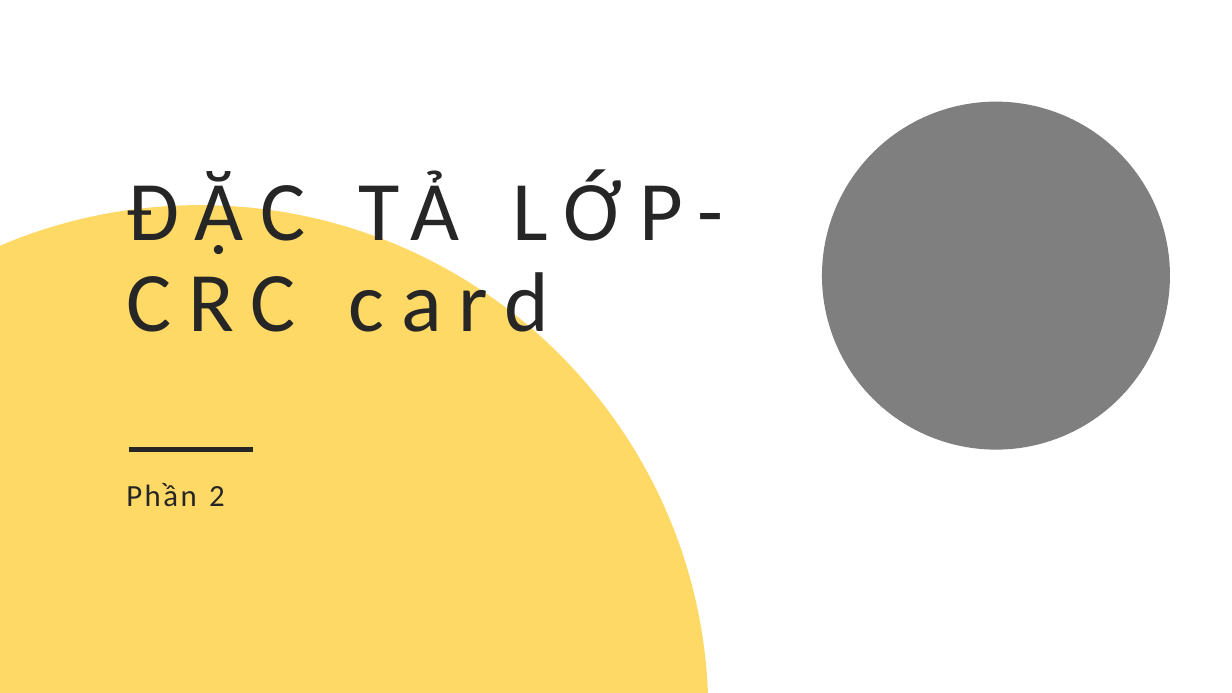
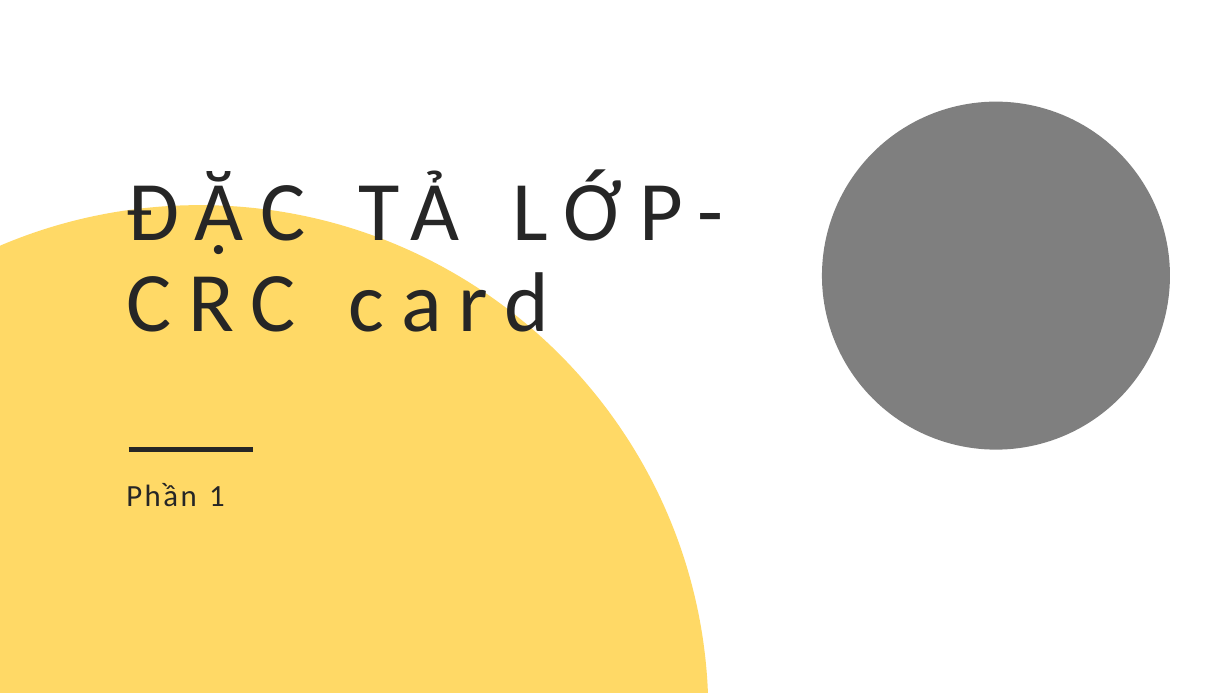
Before and after one commit to damminhtien/news-management-system-analysis-design, a slide deck: slide 2 of [PTTKHT]_[NhomBKFS]_[97593]/MÔ HÌNH CẤU TRÚC.pptx. Drawn at 1232x693 pixels with LibreOffice and Linux fonts; fonts in the diff are those of the drawing. Boxes give left, top, right and bottom in pixels: in the first picture for what was removed or moved away, otherwise in the second. Text is boxed around its words. In the diff, an @@ line names an element or a change of style, - is before the commit and + after.

```diff
--- a/[PTTKHT]_[NhomBKFS]_[97593]/MÔ HÌNH CẤU TRÚC.pptx
+++ b/[PTTKHT]_[NhomBKFS]_[97593]/MÔ HÌNH CẤU TRÚC.pptx
@@ text at (126, 483, 225, 507): text changed @@
-Phần 2
+Phần 1
```
Also in this commit, not shown: 10 other slides changed, 17 slides added, 26 other files.
